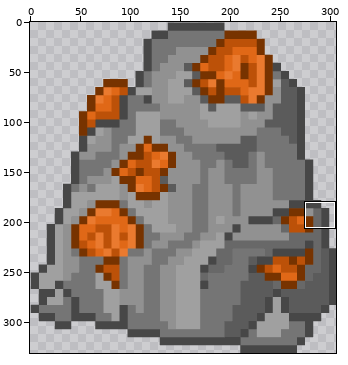
Sprite sheet -- src/main/resources/static/sprites/world-objects/rock_copper_ore.png. Above: a wide view before the commit, with the close-up outlined.
Close-up. The starting point:
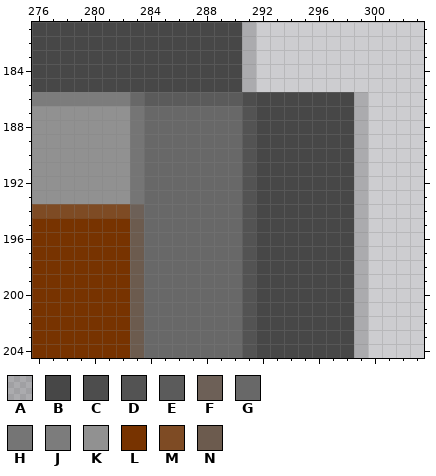
The file is 306x331 pixels. Pixels under 10% opacity are left out. Colours within 5 levels of each other are drawn and written as one. Shown: x 276..303, y 181..204. The commit also changed other parts of the picture, which this record leaves out.
Palette (. is transparent): A #47474740  B #474747  C #4d4d4d  D #535353  E #5b5b5b  F #6d6057  G #686868  H #757575  J #7c7c7c  K #919191  L #773300  M #7e4b24  N #6c5b4e
The result:
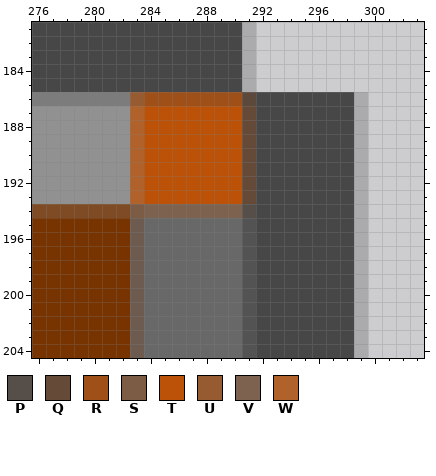
Colours new in this view: P #554e49  Q #644a37  R #9f4f18  S #7d5c45  T #bc5108  U #975b31  V #7d6250  W #b1612a
From old to new:
colour C: #4d4d4d -> #5d493b
Changed rows in their new state; - is a pixel that keeps its letter.
first column x 283:
186 URRRRRRR-
187 WTTTTTTTQ
188 WTTTTTTTQ
189 WTTTTTTTQ
190 WTTTTTTTQ
191 WTTTTTTTQ
192 WTTTTTTTQ
193 WTTTTTTTQ
194 SVVVVVVVP
